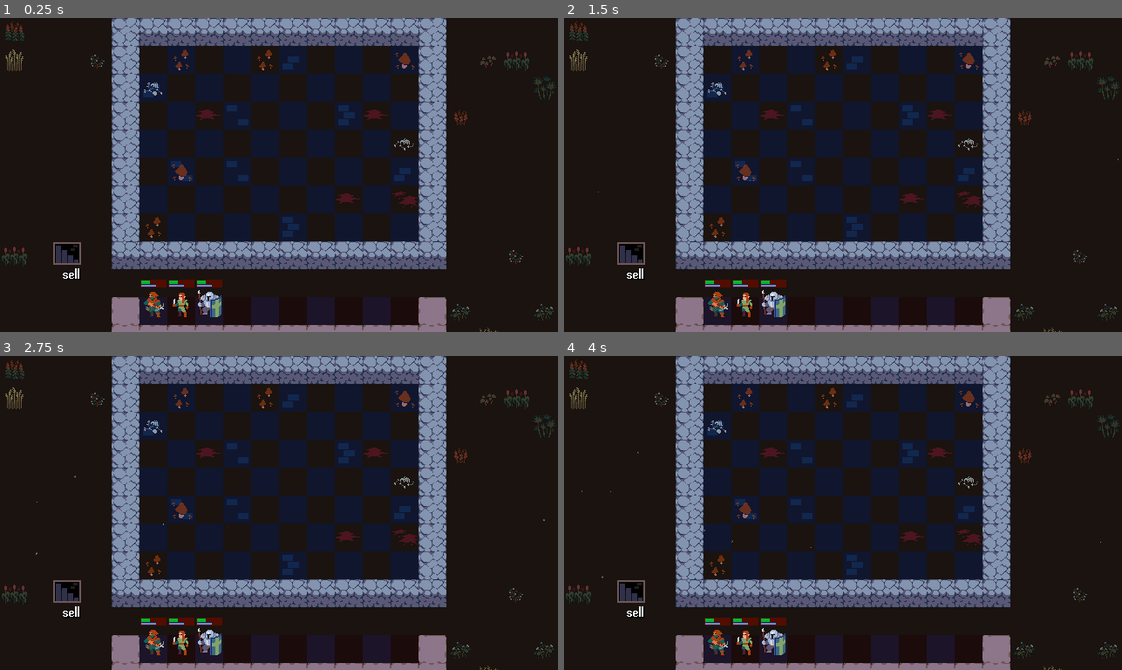
Above: before the commit, frames 1-4 (two rows, left to right).
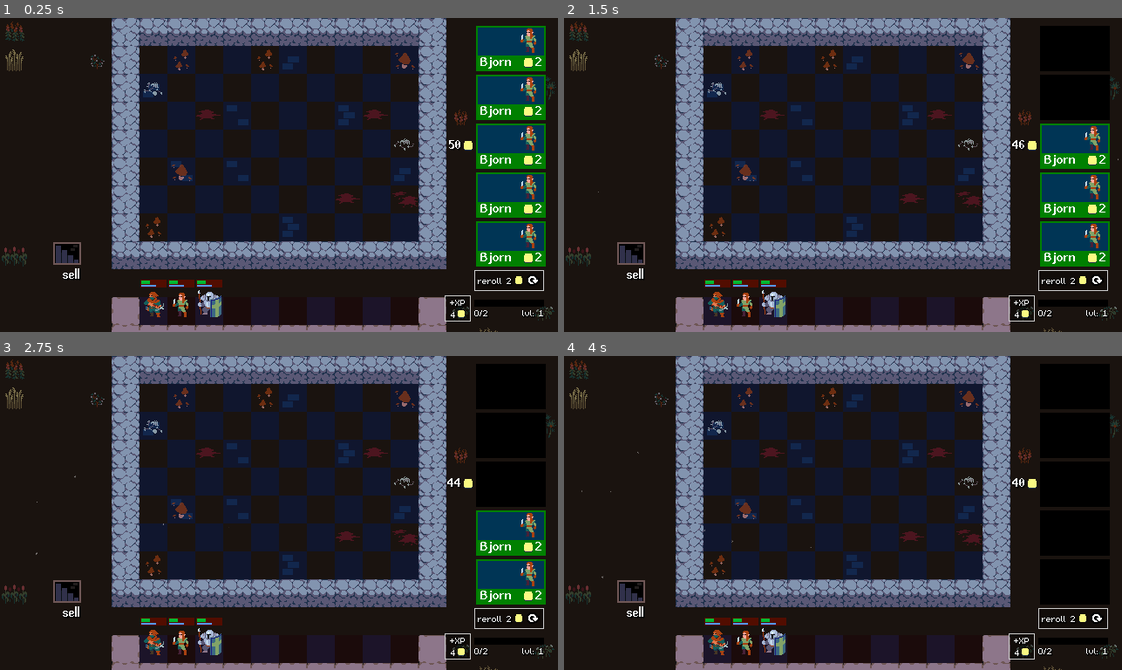
Above: after the commit, the same moments.

Repository: MagnusLucas/Autobattler
Game: Godot game, scene res://scenes/arena/arena.tscn
The game is run twice, just before and just after one commit, with the same random seed, the same clock (stepped at 60 frames per second) and the same inputs.
Inputs (mouse positions are in pixels of both pictures, inside the frame that each line leads up to):
- Up to frame 1 (0.25 s): no input
- Up to frame 2 (1.5 s): click (1077, 49) at 0.52 s; click (1077, 96) at 1.27 s
- Up to frame 3 (2.75 s): click (513, 484) at 2.02 s
- Up to frame 4 (4 s): click (1077, 531) at 2.77 s; click (1077, 582) at 3.52 s

The runs differ from the first frame. In frame 1, 9.9% of the frame differs, in the area x 79-98%, y 2-97%; in frame 2, 9.9%; in frame 3, 9.9%; in frame 4, 9.9%.

Commit message:
Added the (unfinished) shop to the arena scene

Diff:
--- a/scenes/arena/arena.tscn
+++ b/scenes/arena/arena.tscn
@@ -13,6 +13,7 @@
 [ext_resource type="Script" uid="uid://bmsmmiukuuuh3" path="res://components/unit_spawner.gd" id="11_xgbxb"]
 [ext_resource type="PackedScene" uid="uid://ckljbq0xijkfk" path="res://scenes/sell_portal/sell_portal.tscn" id="12_s83md"]
 [ext_resource type="Resource" uid="uid://bt5jvr3qkpeth" path="res://data/player/player_stats.tres" id="13_fv88w"]
+[ext_resource type="PackedScene" uid="uid://du5oqsei8s1l3" path="res://scenes/shop/shop.tscn" id="14_fv88w"]
 
 [sub_resource type="Curve" id="Curve_5tue2"]
 _data = [Vector2(0.06842105, 0), 0.0, 0.0, 0, 0, Vector2(0.3, 1), 0.0, 0.0, 0, 0, Vector2(0.8789474, 1), 0.0, 0.0, 0, 0, Vector2(1, 0), 0.0, 0.0, 0, 0]
@@ -138,3 +139,7 @@
 [node name="SellPortal" parent="." instance=ExtResource("12_s83md")]
 position = Vector2(61, 251)
 player_stats = ExtResource("13_fv88w")
+
+[node name="UI" type="CanvasLayer" parent="."]
+
+[node name="Shop" parent="UI" instance=ExtResource("14_fv88w")]
Not shown: 1 places in scenes/arena/arena.tscn that only renumber resources
